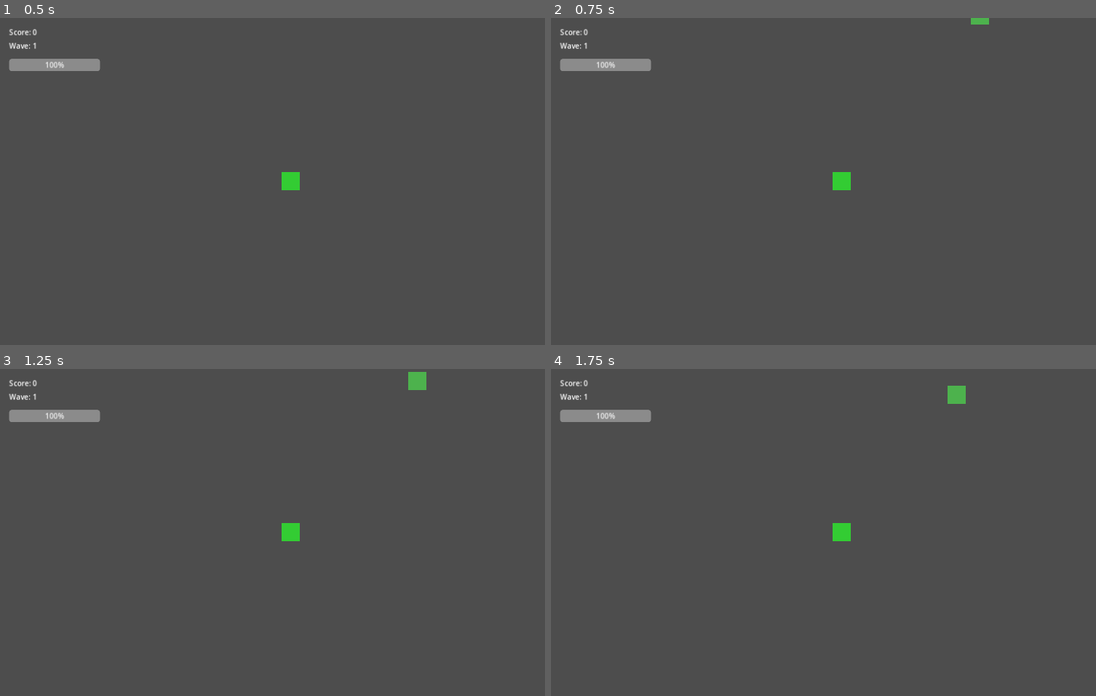
Above: before the commit, frames 1-4 (two rows, left to right).
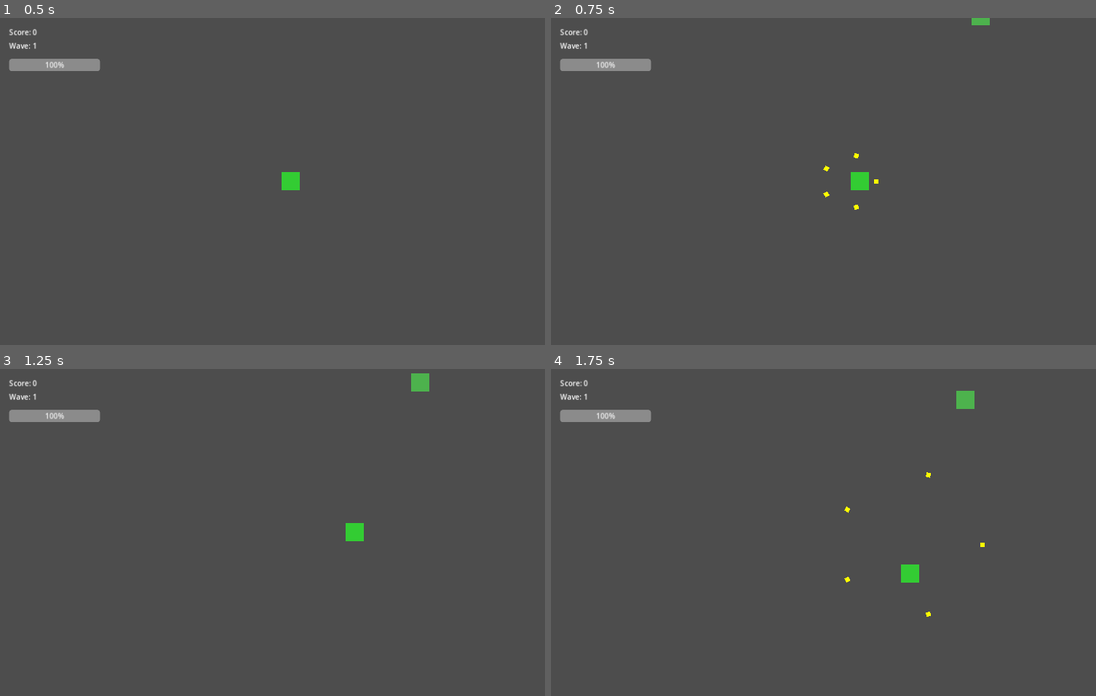
Above: after the commit, the same moments.

Repository: 211806176/zombie-mower
Game: Godot game, scene res://scenes/main.tscn
The game is run twice, just before and just after one commit, with the same random seed, the same clock (stepped at 60 frames per second) and the same inputs.
Inputs:
- Up to frame 1 (0.5 s): no input
- Up to frame 2 (0.75 s): tap Enter at 0.5 s; hold Right from 0.53 s (still down); tap Space (attack) at 0.6 s
- Up to frame 3 (1.25 s): keep holding Right
- Up to frame 4 (1.75 s): release Right at 1.28 s; hold Down from 1.28 s (still down); tap Space (attack) at 1.35 s

Frame 1 is identical in both runs. In frame 2, 0.4% of the frame differs, in the area x 49-81%, y 0-59%; in frame 3, 0.5%; in frame 4, 0.7%, in the area x 51-80%, y 5-76%.

Commit message:
fix: 给 main.tscn 中的 Player 节点添加 player.gd 脚本引用

Diff:
--- a/godot/scenes/main.tscn
+++ b/godot/scenes/main.tscn
@@ -1,6 +1,7 @@
-[gd_scene load_steps=3 format=3 uid="uid://main_scene"]
+[gd_scene load_steps=4 format=3 uid="uid://main_scene"]
 
 [ext_resource type="Script" path="res://scripts/main_game_scene.gd" id="1_main"]
+[ext_resource type="Script" path="res://scripts/player.gd" id="2_player"]
 
 [sub_resource type="CircleShape2D" id="CircleShape2D_player"]
 radius = 20.0
@@ -10,6 +11,7 @@
 
 [node name="Player" type="CharacterBody2D" parent="." groups=["player"]]
 position = Vector2(640, 360)
+script = ExtResource("2_player")
 
 [node name="Sprite2D" type="ColorRect" parent="Player"]
 offset_left = -20.0
